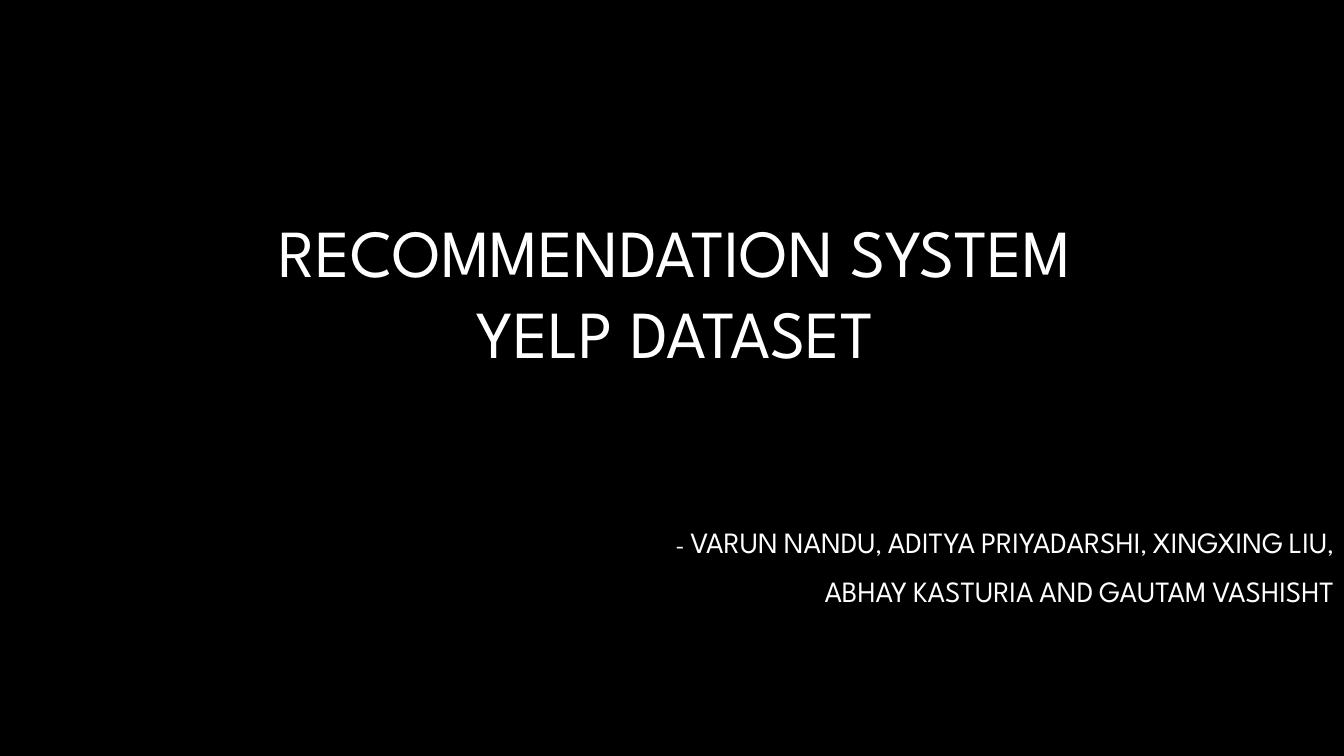
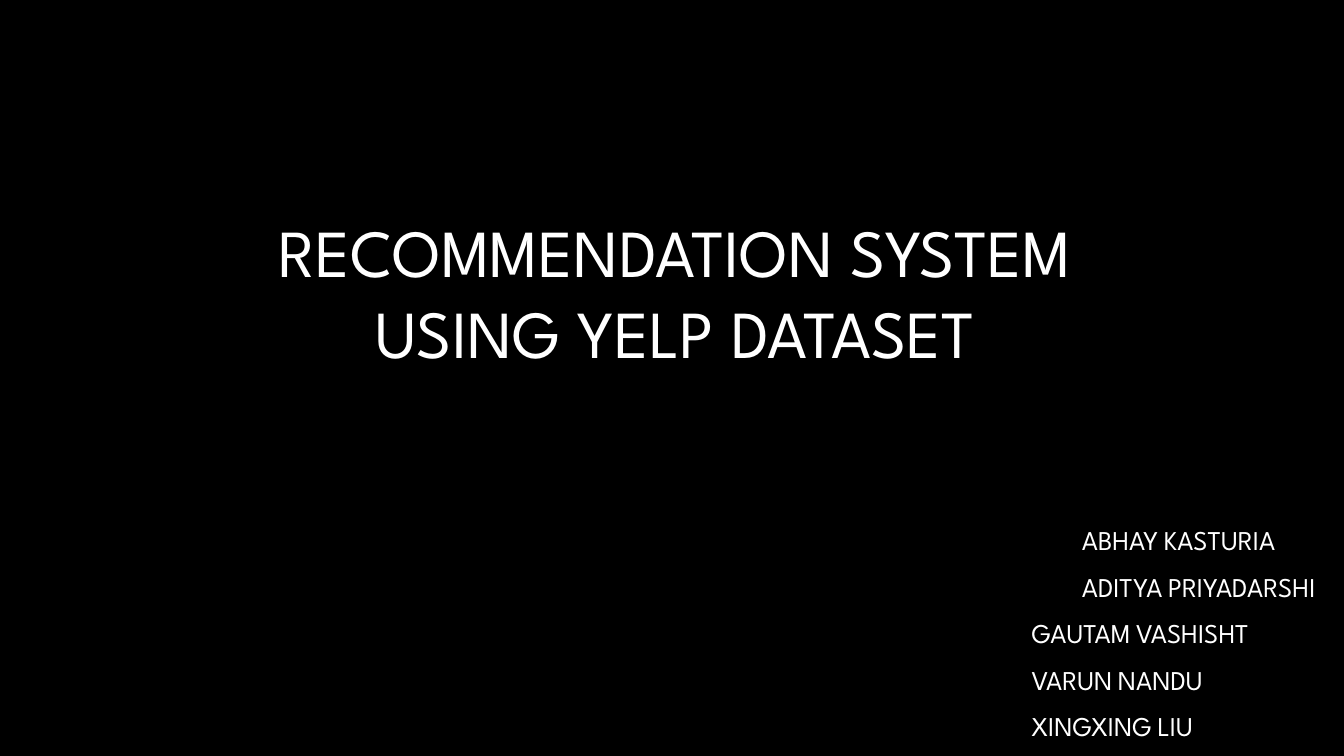
Before and after one commit to AbhayKasturia/YelpRecommendationSystem, a slide deck: slide 1 of Final_Presentation/draft_presentation.pptx. Drawn at 1344x756 pixels with LibreOffice and Linux fonts; fonts in the diff are those of the drawing; background and template pictures are left out. Boxes give left, top, right and bottom in pixels: in the first picture for what was removed or moved away, otherwise in the second. Text is boxed around its words. In the diff, an @@ line names an element or a change of style, - is before the commit and + after.

Commit message:
presentation

```diff
--- a/Final_Presentation/draft_presentation.pptx
+++ b/Final_Presentation/draft_presentation.pptx
@@ title at <box>278,232,1072,359</box>: text changed @@
-RECOMMENDATION SYSTEM YELP DATASET
+RECOMMENDATION SYSTEM USING YELP DATASET
@@ subtitle at <box>1032,531,1315,737</box>: text changed; size 21 to 19.4 pt @@
-- VARUN NANDU, ADITYA PRIYADARSHI, XINGXING LIU,
-ABHAY KASTURIA AND GAUTAM VASHISHT
+ABHAY KASTURIA
+ADITYA PRIYADARSHI
+GAUTAM VASHISHT
+VARUN NANDU
+XINGXING LIU
```
Also in this commit, not shown: 6 other slides changed, 8 slides added, 5 slides removed.
